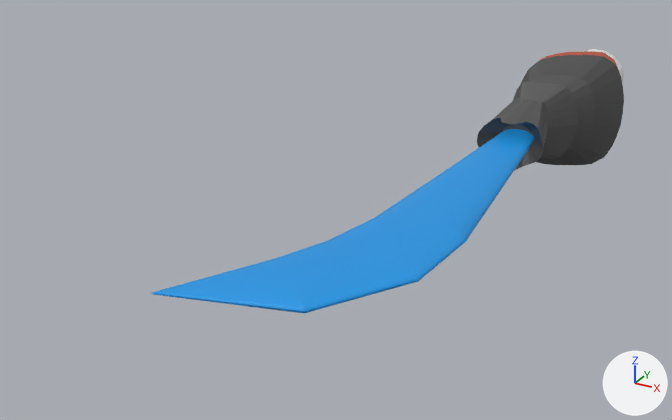
Two versions of the Blender file Assets/RobotParts/Attachment/SwordArm/Models/SwordArmModel.blend, one commit apart.
The view is the same before and after, from a 50 mm lens placed at (2.45, -4.01, 2.84), pointed at (-1.0, 2.27, -0.3). Lighting does not change. The marker at lower right points along +X, +Y and +Z.

Objects in the first picture: 'Blade'.
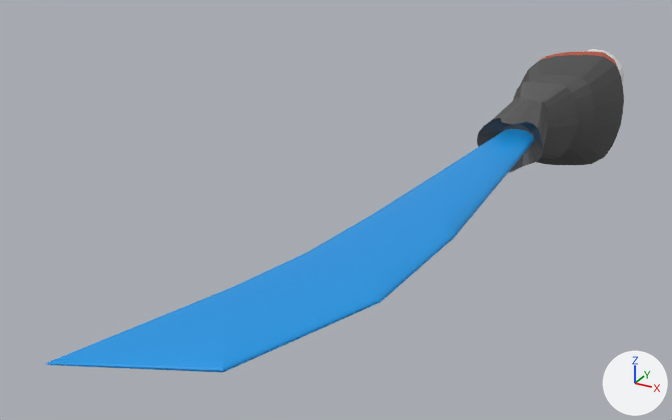
The change in detail:
me_cone_001 has 511 vertices, 451 faces and spans x -1.05..0.67, y -0.57..0.0, z -6.24..0.49.
me_cone_001 is used by ob_blade; location (-0.011, 0.443, 0.0); rotation (1.571, 0.0, 0.0), in degrees (90, 0, 0).
me_cone_001 part 1: all 52 vertices in x -1.05..0.4, y -0.07..0.0, z -1.23..0.49 are scaled about their middle by (0.928, 1, 1.56), then moved by (-0.04, 0.0, 0.44).

Location of each change, [x1, y1, x2, y2] in pixels of the pictures (672 x 420 px; the box of a moved part takes in the faces that stretch with it):
'Blade', reshaped (23% wider, 22% taller)
    before: [152, 49, 624, 313]
    after: [45, 49, 624, 372]
part 1 of me_cone_001, moved or reshaped
    before: [152, 136, 533, 313]
    after: [45, 135, 533, 372]
